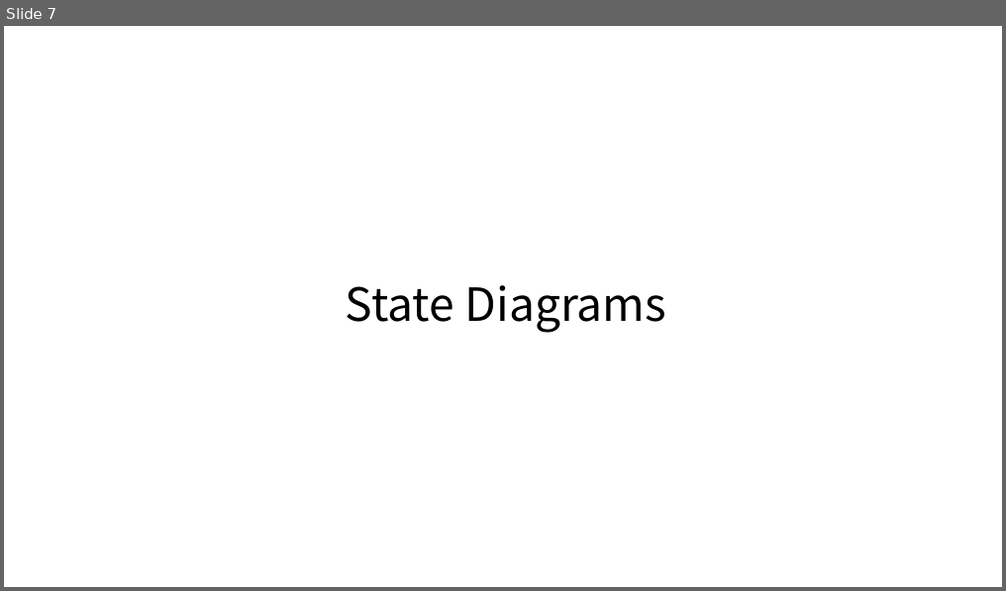
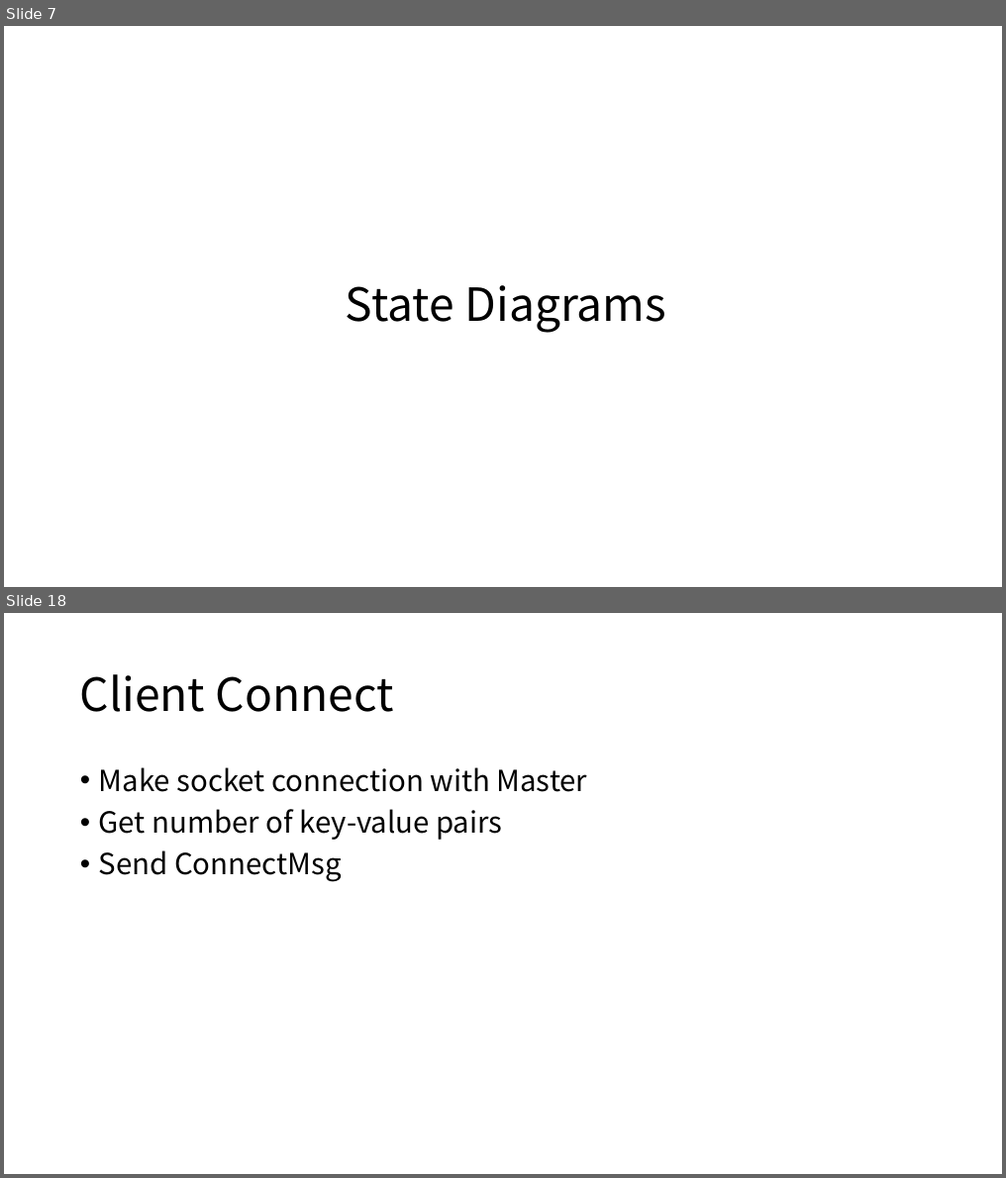
Before and after one commit to Eyebrowmoon/CS490, a slide deck: project.pptx. Shown one above the other, each under a label of ours: slide 7 before the commit, slides 7 and 18 after it; the slides between them are not shown. The pictures are 1006x591 and 1006x1178 pixels, drawn with LibreOffice and Linux fonts; fonts in the diff are those of the drawing. Boxes give left, top, right and bottom in pixels: in the first picture for what was removed or moved away, otherwise in the second. Text is boxed around its words. In the diff, an @@ line names an element or a change of style, - is before the commit and + after.

```diff
--- a/project.pptx
+++ b/project.pptx
@@ slide 18 added at <box>4,613,1002,1174</box>, background #FFFFFF @@
@@ title added at <box>80,674,394,712</box>, 44 pt, text #000000 @@
+Client Connect
@@ text added at <box>99,767,588,882</box>, 28 pt, text #000000 @@
+• Make socket connection with Master
+• Get number of key-value pairs
+• Send ConnectMsg
```
Also in this commit, not shown: 6 slides changed, 10 other slides added.
